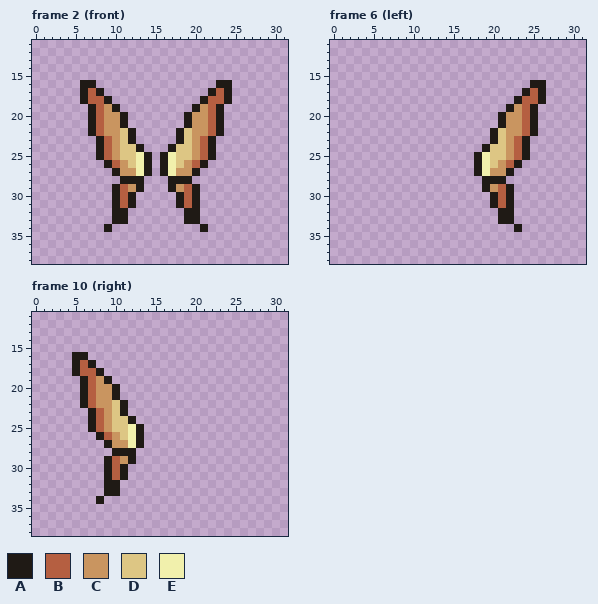
Edited in one commit: pixel-art file (Actor/PCC/female/pcc_mantle_fairy1.ase). Above, as it was before the edit.
32x48 pixels, 16 frames. Shown: frame 2 (front): x 0..31, y 11..38; frame 6 (left): x 0..31, y 11..38; frame 10 (right): x 0..31, y 11..38. The commit also changed other frames, which this record leaves out.
Visible layers, top first: "_base/_back/wing", "_base/wing".
Palette (. is transparent): A #1f1a15  B #b55f41  C #c99560  D #ddc684  E #f1f0ac
Pixels before, frame 2 (front), first column x 6:
16 AA...............AA
17 ABA.............ABA
18 ABBA...........ABBA
19 .ABCA.........ACBA.
20 .ABCCA.......ACCBA.
21 .ABCCA.......ACCBA.
22 .ABCCDA.....ADCCBA.
23 ..ABCDA.....ADCBA..
24 ..ABCDDA...ADDCBA..
25 ..ABCDDEA.AEDDCBA..
26 ...ABCDEA.AEDCBA...
27 ....ACCEA.AECCA....
28 .....AAA...AAA.....
29 ....ABCA...ACBA....
30 ....ABA.....ABA....
31 ....ABA.....ABA....
32 ....AA.......AA....
33 ....AA.......AA....
34 ...A...........A...
Pixels before, frame 6 (left), first column x 18:
16 .......AA
17 ......ABA
18 .....ABBA
19 ....ACBA.
20 ...ACCBA.
21 ...ACCBA.
22 ..ADCCBA.
23 ..ADCBA..
24 .ADDCBA..
25 AEDDCBA..
26 AEDCBA...
27 AECCA....
28 .AAA.....
29 .ACBA....
30 ..ABA....
31 ..ABA....
32 ...AA....
33 ...AA....
34 .....A...
Pixels before, frame 10 (right), first column x 5:
16 AA.......
17 ABA......
18 ABBA.....
19 .ABCA....
20 .ABCCA...
21 .ABCCA...
22 .ABCCDA..
23 ..ABCDA..
24 ..ABCDDA.
25 ..ABCDDEA
26 ...ABCDEA
27 ....ACCEA
28 .....AAA.
29 ....ABCA.
30 ....ABA..
31 ....ABA..
32 ....AA...
33 ....AA...
34 ...A.....
And afterwards:
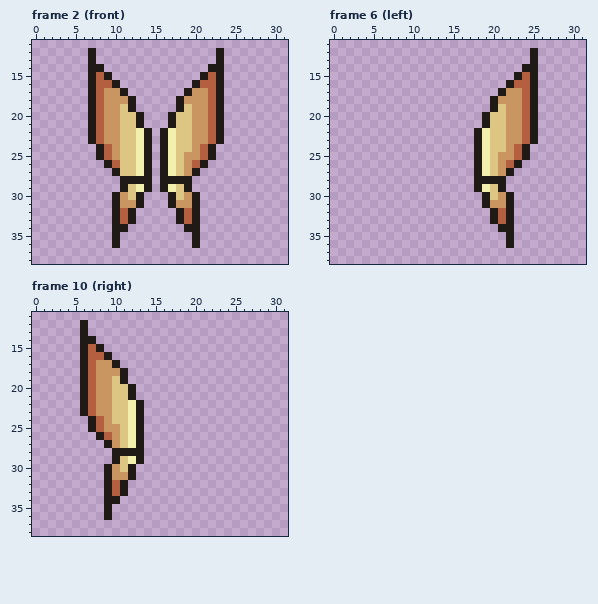
Diff:
Changed rows in their new state; - is an unchanged pixel.
Frame 2 (front), layer "_base/wing":
first column x 6:
12 -A---------------A-
13 -A---------------A-
14 -AA-------------AA-
15 -ABA-----------ABA-
16 .-BBA---------ABB-.
17 .ABCCA-------ACCBA.
18 .A-CCCA-----ACCC-A.
19 ----CDA-----ADC----
20 -----DDA---ADD-----
21 -----DDA---ADD-----
22 ------DEA-AED------
23 -ABC--DEA-AED--CBA-
24 -------EA-AE-------
25 -------------C-----
26 -----D-------------
27 -----DD-----D------
28 --------A-A--------
29 ----.ADEA-AEDA.----
30 -----CDA---ADC-----
31 -----CCA---ACC-----
32 -----BA-----AB-----
33 -----BA-----AB-----
34 ---.AA-------AA.---
35 ----A---------A----
36 ----A---------A----
Frame 6 (left), layer "_base/_back/wing":
first column x 18:
12 -------A-
13 -------A-
14 ------AA-
15 -----ABA-
16 ----ABB-.
17 ---ACCBA.
18 --ACCC-A.
19 --ADC----
20 -ADD-----
21 -ADD-----
22 AED------
23 AED--CBA-
24 AE-------
25 ---C-----
27 --D------
28 A--------
29 AEDA.----
30 -ADC-----
31 -ACC-----
32 --AB-----
33 --AB-----
34 ---AA.---
35 ----A----
36 ----A----
Frame 10 (right), layer "_base/_back/wing":
first column x 5:
12 -A-------
13 -A-------
14 -AA------
15 -ABA-----
16 .-BBA----
17 .ABCCA---
18 .A-CCCA--
19 ----CDA--
20 -----DDA-
21 -----DDA-
22 ------DEA
23 -ABC--DEA
24 -------EA
25 -----C---
27 ------D--
28 --------A
29 ----.ADEA
30 -----CDA-
31 -----CCA-
32 -----BA--
33 -----BA--
34 ---.AA---
35 ----A----
36 ----A----
Changed places in both pictures, as pixel boxes (x1, y1, x2, y2):
changed: (80, 48, 232, 248)
changed: (474, 48, 546, 248)
changed: (72, 320, 144, 520)
